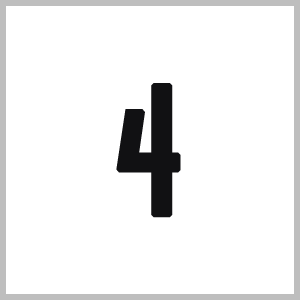
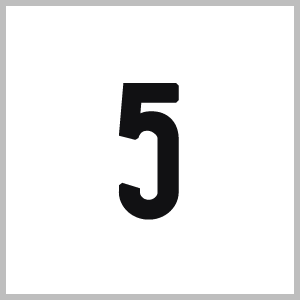
Layer changes from the first 300 × 300 image to the second:
renamed "4" to "5", painted on it over [116, 83, 181, 220]
